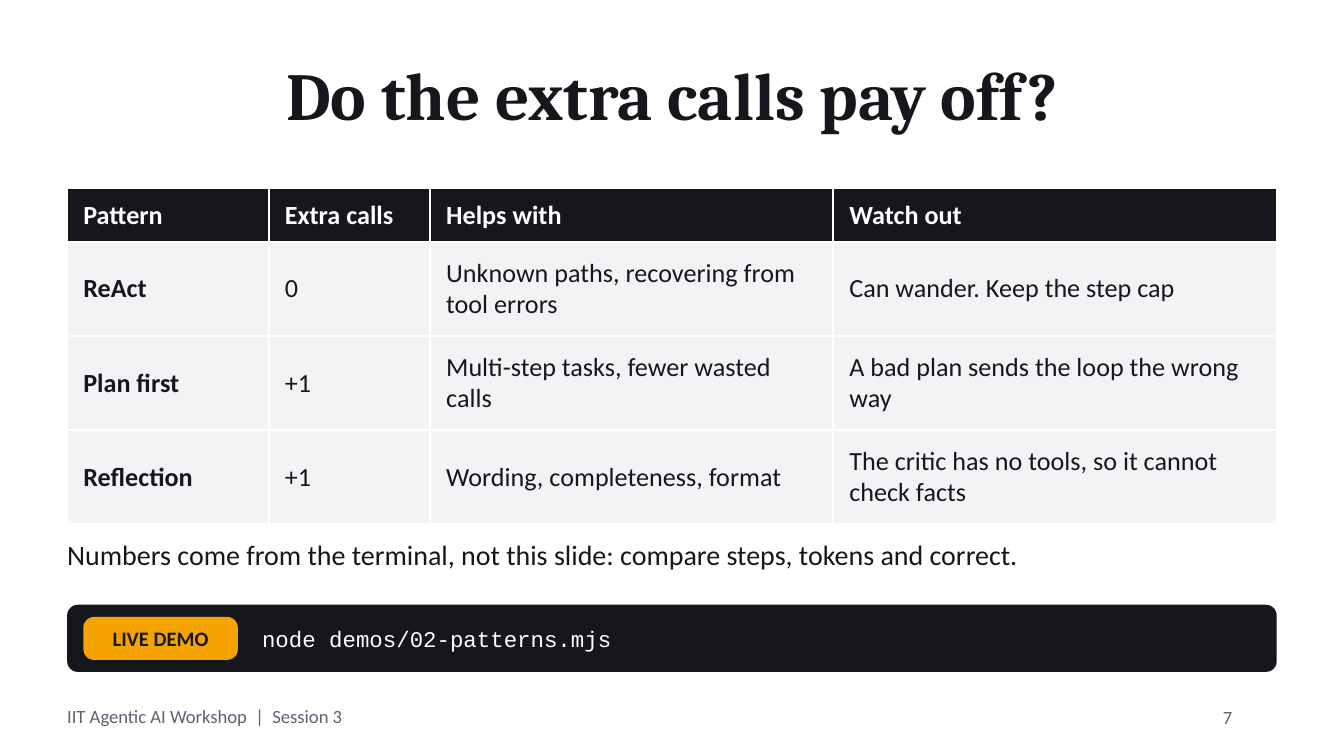
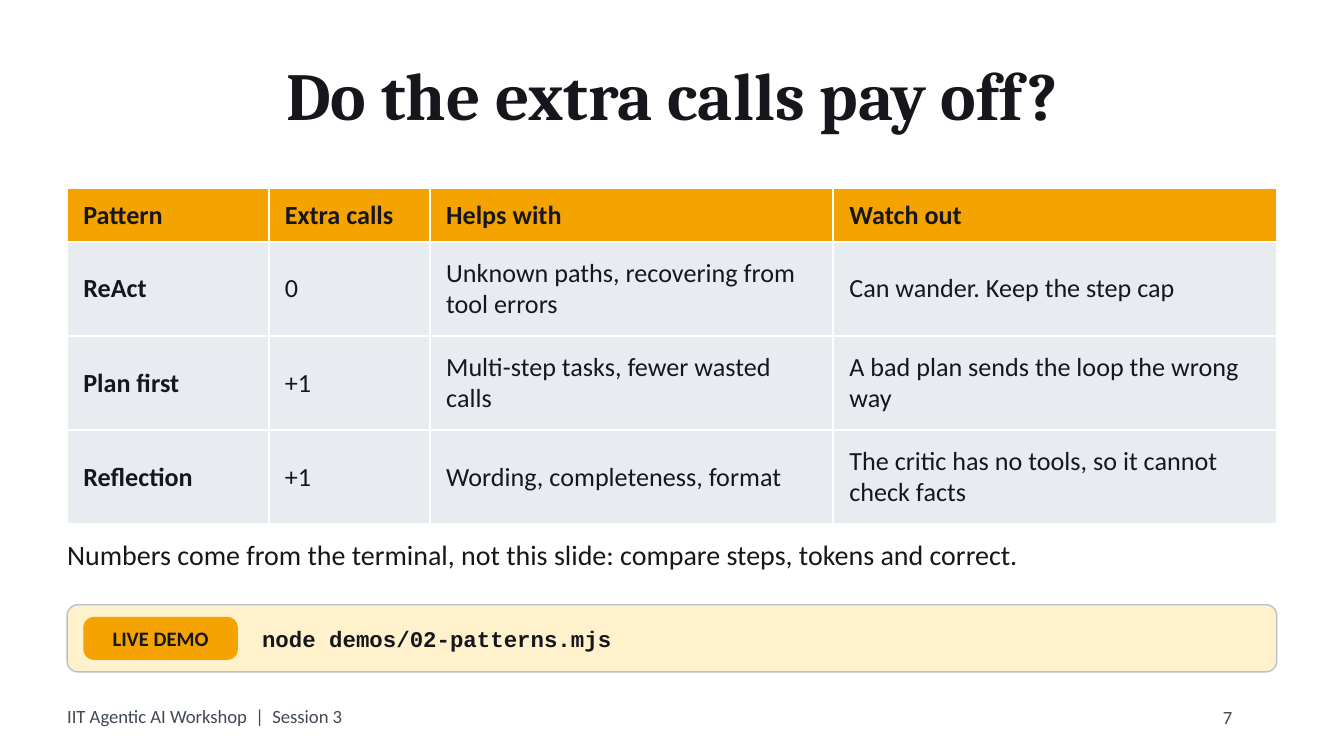
Before and after one commit to jiteshsureka/iit-agentic-ai-session3, a slide deck: slide 7 of deck/session3.pptx. Drawn at 1344x756 pixels with LibreOffice and Linux fonts; fonts in the diff are those of the drawing. Boxes give left, top, right and bottom in pixels: in the first picture for what was removed or moved away, otherwise in the second. Text is boxed around its words. In the diff, an @@ line names an element or a change of style, - is before the commit and + after.

```diff
--- a/deck/session3.pptx
+++ b/deck/session3.pptx
@@ table at (x1=67, y1=188, x2=1277, y2=505) @@
@@ fill #16171C to #F4A300 in row 1 @@
@@ fill #F1F3F5 to #E8ECF1 in 12 cells @@
@@ text colour #FFFFFF to #16171C in "Pattern", "Extra calls", "Helps with", "Watch out" @@
@@ rounded rectangle at (x1=67, y1=605, x2=1277, y2=672): fill #16171C to #FFF1CC; outline none to #B8C0CC 0.75 pt @@
@@ text "node demos/02-patterns.mjs" at (x1=262, y1=631, x2=611, y2=652): text colour #FFFFFF to #16171C, bold on @@
@@ text "IIT Agentic AI Workshop | ..." at (x1=67, y1=710, x2=342, y2=726): text colour #5B6472 to #404955 @@
@@ page number at (x1=1223, y1=712, x2=1232, y2=724): text colour #5B6472 to #404955 @@
```
Also in this commit, not shown: 26 other slides changed, 2 other files.
